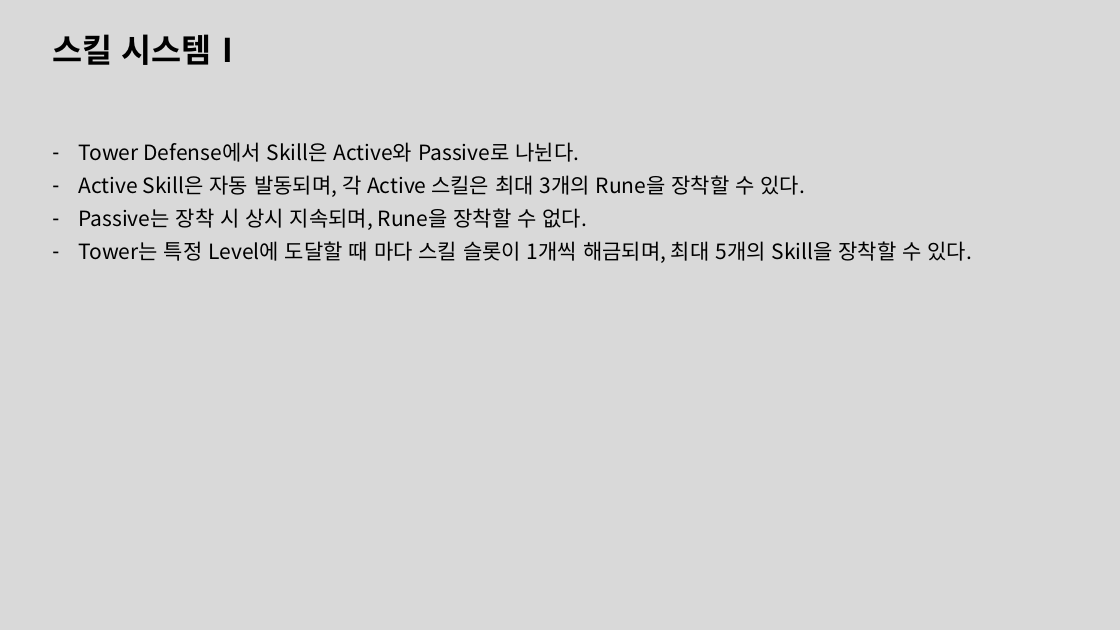
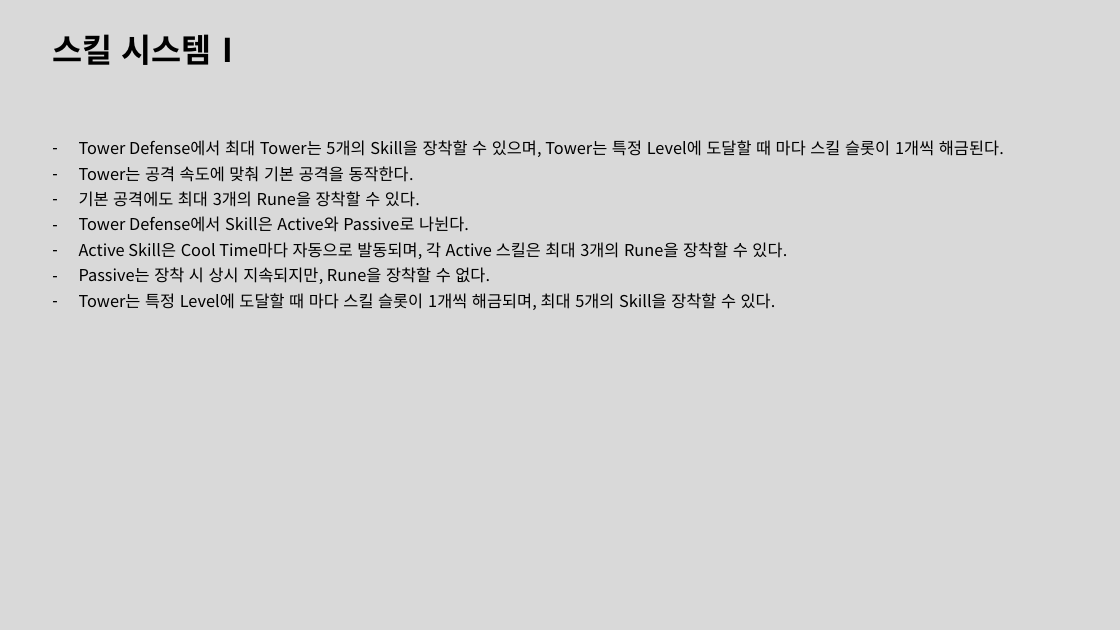
Before and after one commit to leejaepyeong/ProjectB, a slide deck: slide 10 of 기획서/Tower Defense.pptx (slide 6 before the commit). Drawn at 1120x630 pixels with LibreOffice and Linux fonts; fonts in the diff are those of the drawing. Boxes give left, top, right and bottom in pixels: in the first picture for what was removed or moved away, otherwise in the second. Text is boxed around its words. In the diff, an @@ line names an element or a change of style, - is before the commit and + after.

```diff
--- a/기획서/Tower Defense.pptx
+++ b/기획서/Tower Defense.pptx
@@ text at (79,140,1004,207): paragraphs added @@
+– Tower Defense에서 최대 Tower는 5개의 Skill을 장착할 수 있으며, Tower는 특정 Level에 도달할 때 마다 스킬 슬롯이 1개씩 해금된다.
+– Tower는 공격 속도에 맞춰 기본 공격을 동작한다.
+– 기본 공격에도 최대 3개의 Rune을 장착할 수 있다.
@@ text at (79,216,776,310): size 18 to 14 pt in "Tower Defense에서 Skill은 Active와 Passive로 나뉜다.", "Tower는 특정 Level에 도달할 때 마다 스킬 ..." @@
@@ text at (79,242,787,284): text changed; size 18 to 14 pt @@
-– Active Skill은 자동 발동되며, 각 Active 스킬은 최대 3개의 Rune을 장착할 수 있다.
-– Passive는 장착 시 상시 지속되며, Rune을 장착할 수 없다.
+– Active Skill은 Cool Time마다 자동으로 발동되며, 각 Active 스킬은 최대 3개의 Rune을 장착할 수 있다.
+– Passive는 장착 시 상시 지속되지만, Rune을 장착할 수 없다.
```
Also in this commit, not shown: 4 other slides changed, 6 slides added, 4 other files.
